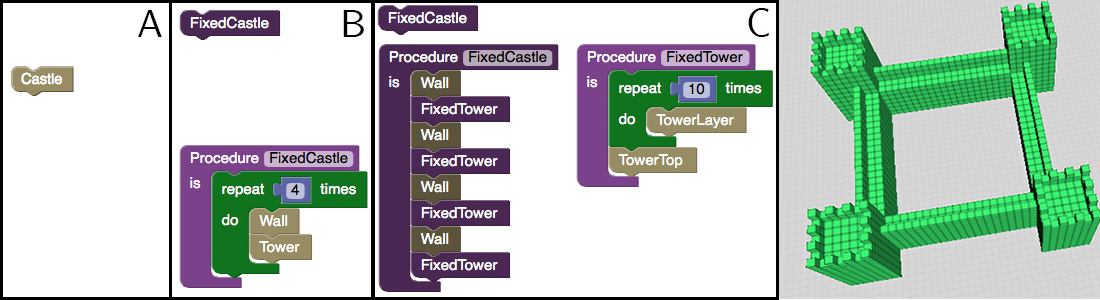
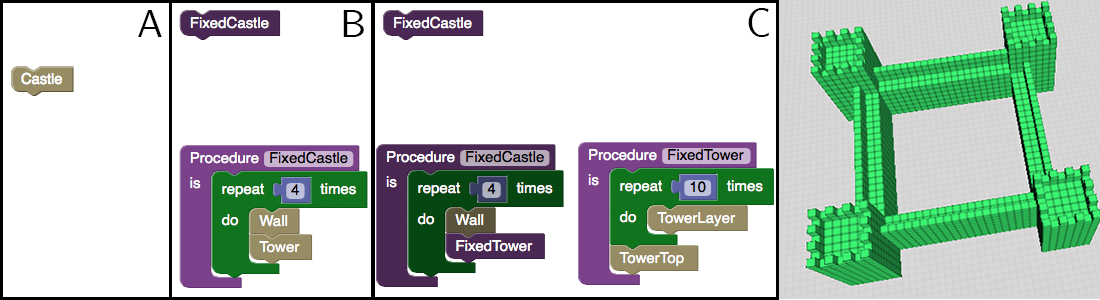
Comparing the layer stacks of the two (1100, 300) images. Changes:
added layer "Layer 7" above "Layer 6" over [379, 5, 773, 73]
painted on "Layer 6" over [376, 5, 774, 292]
